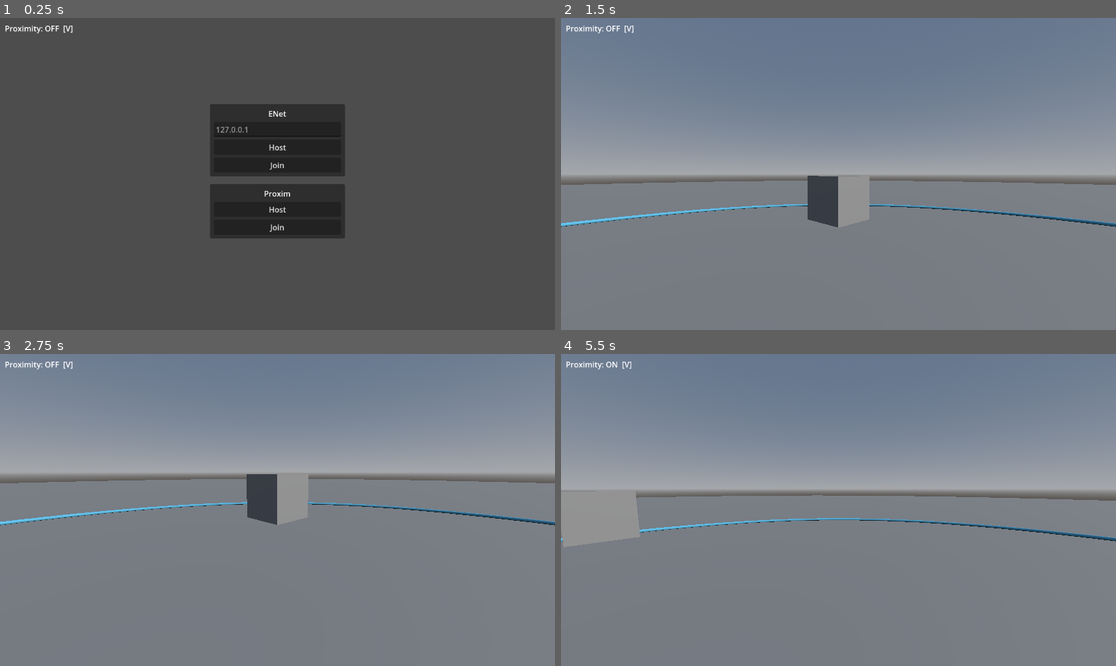
Above: before the commit, frames 1-4 (two rows, left to right).
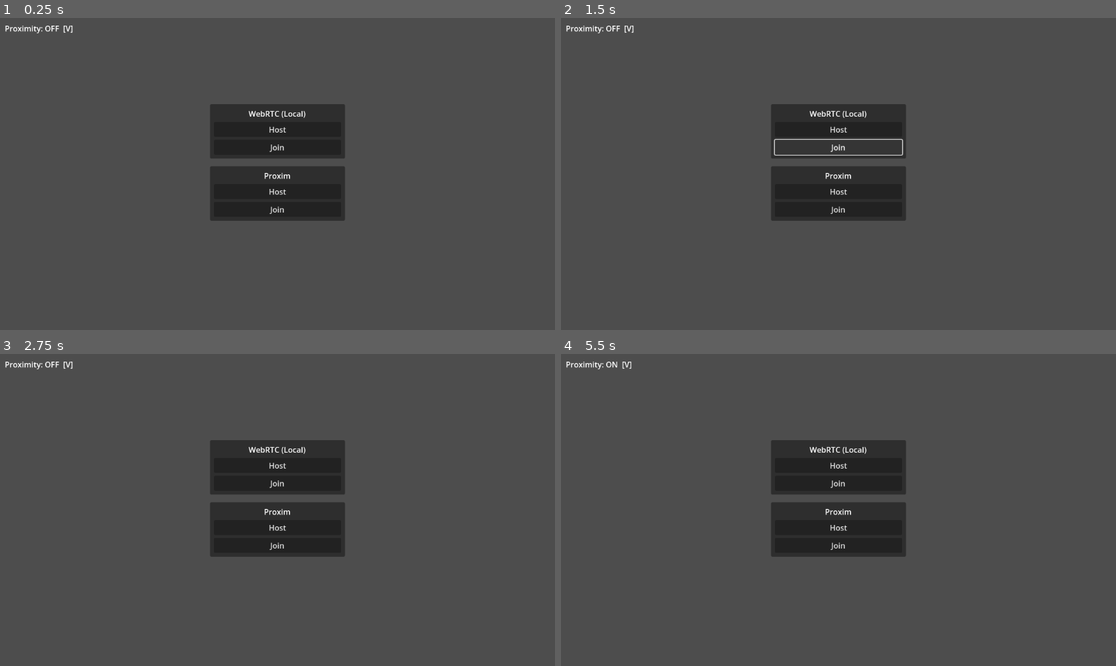
Above: after the commit, the same moments.

Repository: RyanRemer/proxim-godot
Game: Godot game, scene res://main.tscn
Two runs of this game, one before a commit and one after it. Both use one fixed random seed, a clock stepped at 60 frames per second and the inputs below.
Inputs (mouse positions are in pixels of both pictures, inside the frame that each line leads up to):
- Up to frame 1 (0.25 s): no input
- Up to frame 2 (1.5 s): click "Host" at 0.5 s; click (838, 145) at 1.25 s, where only the run after the commit has a clickable "Join"
- Up to frame 3 (2.75 s): click (277, 528) at 2 s, where only the run after the commit has a clickable "Host"
- Up to frame 4 (5.5 s): click (838, 544) at 2.75 s, where only the run after the commit has a clickable "Join"; tap Enter at 3.5 s; move the mouse to (866, 510) at 3.52 s; hold W (move_forward) 3.53-4.28 s; tap Tab (tab) at 3.6, 5.1 s; tap Space (jump) at 3.77, 4.25, 4.52 s; move the mouse to (727, 525) at 4.27 s; hold S (move_backward) 4.28-5.03 s; tap V (toggle_proximity) at 4.35 s; move the mouse to (894, 441) at 5.02 s; hold D (move_right) from 5.03 s (still down)

The runs differ from the first frame. In frame 1, 2.9% of the frame differs, in the area x 37-63%, y 29-71%; in frame 2, 99%; in frame 3, 99%; in frame 4, 100%, in the area x 0-100%, y 0-100%.

Commit message:
add webrtc native plugin

Diff:
--- /dev/null
+++ b/local_webrtc_peer.gd
@@ -0,0 +1,147 @@
+extends Node
+## Local WebRTC — uses a loopback TCP socket on SIGNAL_PORT for in-process
+## signaling. Validates that the WebRTC GDExtension is installed and working
+## without requiring the Proxim app or any external service.
+##
+## Host: starts TCPServer, waits for client "hello", creates WebRTC offer.
+## Client: connects via TCP, announces peer ID, receives offer, responds.
+
+const SIGNAL_PORT := 7778
+const _ICE_SERVERS := [{"urls": ["stun:stun.l.google.com:19302"]}]
+
+var _peer := WebRTCMultiplayerPeer.new()
+var _conn: WebRTCPeerConnection
+
+var _is_host := false
+var _my_id: int = 0
+var _tcp_server := TCPServer.new()
+var _tcp_stream: StreamPeerTCP
+var _buf := ""
+var _hello_sent := false
+
+
+func _log(msg: String) -> void:
+	var t := Time.get_time_dict_from_system()
+	var ms := Time.get_ticks_msec() % 1000
+	print("%02d:%02d:%02d.%03d [LocalWebRTC] %s" % [t.hour, t.minute, t.second, ms, msg])
+
+
+func create_host() -> Error:
+	_is_host = true
+	_my_id = 1
+	var err := _peer.create_server()
+	if err != OK:
+		_log("create_server failed — WebRTC extension missing? err=%d" % err)
+		return err
+	err = _tcp_server.listen(SIGNAL_PORT)
+	if err != OK:
+		_log("TCPServer.listen(%d) failed: err=%d" % [SIGNAL_PORT, err])
+		return err
+	_log("host ready, signaling on :%d" % SIGNAL_PORT)
+	return OK
+
+
+func create_client() -> Error:
+	_is_host = false
+	_my_id = randi_range(10000, 99999)
+	var err := _peer.create_client(_my_id)
+	if err != OK:
+		_log("create_client failed — WebRTC extension missing? err=%d" % err)
+		return err
+	var stream := StreamPeerTCP.new()
+	err = stream.connect_to_host("127.0.0.1", SIGNAL_PORT)
+	if err != OK:
+		_log("connect_to_host failed: err=%d" % err)
+		return err
+	_tcp_stream = stream
+	_log("client: connecting, my_id=%d" % _my_id)
+	return OK
+
+
+func get_multiplayer_peer() -> WebRTCMultiplayerPeer:
+	return _peer
+
+
+func _process(_delta: float) -> void:
+	_peer.poll()
+	if _is_host:
+		if _tcp_stream == null and _tcp_server.is_connection_available():
+			_tcp_stream = _tcp_server.take_connection()
+			_log("host: signaling client connected")
+		if _tcp_stream:
+			_poll_lines()
+	else:
+		if _tcp_stream:
+			_tcp_stream.poll()
+			if not _hello_sent and _tcp_stream.get_status() == StreamPeerTCP.STATUS_CONNECTED:
+				_hello_sent = true
+				_send_json({"type": "hello", "id": _my_id})
+				_log("client: sent hello id=%d" % _my_id)
+			_poll_lines()
+
+
+func _poll_lines() -> void:
+	while _tcp_stream and _tcp_stream.get_available_bytes() > 0:
+		_buf += _tcp_stream.get_utf8_string(_tcp_stream.get_available_bytes())
+	while "\n" in _buf:
+		var nl := _buf.find("\n")
+		var line := _buf.left(nl).strip_edges()
+		_buf = _buf.substr(nl + 1)
+		if line.is_empty():
+			continue
+		var msg: Variant = JSON.parse_string(line)
+		if msg is Dictionary:
+			_handle_msg(msg)
+
+
+func _handle_msg(msg: Dictionary) -> void:
+	match msg.get("type", ""):
+		"hello":
+			# Host: client announced its peer ID — create connection and offer
+			var client_id: int = msg.get("id", 0)
+			_log("host: hello from client id=%d — creating offer" % client_id)
+			_start_conn(client_id, true)
+		"signal":
+			var signal_type: String = msg.get("signal_type", "")
+			_log("signal: type=%s" % signal_type)
+			# Client: lazily create connection on first incoming offer
+			if not _conn and signal_type == "offer":
+				_start_conn(1, false)
+			if not _conn:
+				return
+			match signal_type:
+				"offer", "answer":
+					_conn.set_remote_description(signal_type, msg.get("sdp", ""))
+				"ice":
+					_conn.add_ice_candidate(
+						msg.get("media", ""), msg.get("index", 0), msg.get("name", ""))
+
+
+func _start_conn(peer_id: int, make_offer: bool) -> void:
+	_conn = WebRTCPeerConnection.new()
+	var err := _conn.initialize({"iceServers": _ICE_SERVERS})
+	if err != OK:
+		_log("initialize failed — WebRTC extension missing? err=%d" % err)
+		return
+	_conn.session_description_created.connect(_on_sdp)
+	_conn.ice_candidate_created.connect(_on_ice)
+	_peer.add_peer(_conn, peer_id)
+	if make_offer:
+		_conn.create_offer()
+
+
+func _on_sdp(type: String, sdp: String) -> void:
+	_log("sdp: type=%s" % type)
+	_conn.set_local_description(type, sdp)
+	_send_json({"type": "signal", "signal_type": type, "sdp": sdp})
+
+
+func _on_ice(media: String, index: int, name: String) -> void:
+	_log("ice: media=%s index=%d" % [media, index])
+	_send_json({"type": "signal", "signal_type": "ice", "media": media, "index": index, "name": name})
+
+
+func _send_json(data: Dictionary) -> void:
+	if _tcp_stream == null:
+		return
+	_tcp_stream.put_data((JSON.stringify(data) + "\n").to_utf8_buffer())
--- a/main.gd
+++ b/main.gd
@@ -12,19 +12,36 @@
 const PROXIMITY_UPDATE_INTERVAL := 1.0
 
 func _ready() -> void:
-	$UI/Modal/Margin/VBox/ENetPanel/ENetMargin/ENetVBox/ENetHostButton.pressed.connect(_on_enet_host_pressed)
-	$UI/Modal/Margin/VBox/ENetPanel/ENetMargin/ENetVBox/ENetJoinButton.pressed.connect(_on_enet_join_pressed)
+	$UI/Modal/Margin/VBox/WebRTCPanel/WebRTCMargin/WebRTCVBox/WebRTCHostButton.pressed.connect(_on_local_webrtc_host_pressed)
+	$UI/Modal/Margin/VBox/WebRTCPanel/WebRTCMargin/WebRTCVBox/WebRTCJoinButton.pressed.connect(_on_local_webrtc_join_pressed)
 	$UI/Modal/Margin/VBox/ProximPanel/ProximMargin/ProximVBox/ProximHostButton.pressed.connect(_on_proxim_host_pressed)
 	$UI/Modal/Margin/VBox/ProximPanel/ProximMargin/ProximVBox/ProximJoinButton.pressed.connect(_on_proxim_join_pressed)
 	_update_proximity_label()
 
-func _on_enet_host_pressed() -> void:
-	_setup_enet(true)
+func _on_local_webrtc_host_pressed() -> void:
+	var err = $LocalWebRTCPeer.create_host()
+	if err != OK:
+		print("[main] local webrtc host failed: %d" % err)
+		return
+	multiplayer.multiplayer_peer = $LocalWebRTCPeer.get_multiplayer_peer()
+	multiplayer.peer_connected.connect(_on_peer_connected)
+	multiplayer.peer_disconnected.connect(_on_peer_disconnected)
+	_spawn_player(multiplayer.get_unique_id())
 	_modal.hide()
 
-func _on_enet_join_pressed() -> void:
-	_setup_enet(false)
+func _on_local_webrtc_join_pressed() -> void:
+	var err = $LocalWebRTCPeer.create_client()
+	if err != OK:
+		print("[main] local webrtc join failed: %d" % err)
+		return
+	multiplayer.multiplayer_peer = $LocalWebRTCPeer.get_multiplayer_peer()
+	multiplayer.peer_connected.connect(_on_peer_connected)
+	multiplayer.peer_disconnected.connect(_on_peer_disconnected)
+	multiplayer.connected_to_server.connect(_on_local_webrtc_connected_to_server)
 	_modal.hide()
+
+func _on_local_webrtc_connected_to_server() -> void:
+	_spawn_player(multiplayer.get_unique_id())
 
 func _on_proxim_host_pressed() -> void:
 	_modal.hide()
@@ -51,28 +68,6 @@
 	multiplayer.connected_to_server.connect(_on_proxim_connected_to_server)
 
 func _on_proxim_connected_to_server() -> void:
-	_spawn_player(multiplayer.get_unique_id())
-
-func _setup_enet(is_host: bool) -> void:
-	var enet := ENetMultiplayerPeer.new()
-	if is_host:
-		enet.create_server(7777)
-		multiplayer.multiplayer_peer = enet
-		multiplayer.peer_connected.connect(_on_peer_connected)
-		multiplayer.peer_disconnected.connect(_on_peer_disconnected)
-		_spawn_player(multiplayer.get_unique_id())
-	else:
-		var ip_edit : LineEdit = $UI/Modal/Margin/VBox/ENetPanel/ENetMargin/ENetVBox/ENetIPEdit
-		var ip = ip_edit.text
-		if ip.is_empty():
-			ip = "127.0.0.1"
-		enet.create_client(ip, 7777)
-		multiplayer.multiplayer_peer = enet
-		multiplayer.peer_connected.connect(_on_peer_connected)
-		multiplayer.peer_disconnected.connect(_on_peer_disconnected)
-		multiplayer.connected_to_server.connect(_on_enet_connected_to_server)
-
-func _on_enet_connected_to_server() -> void:
 	_spawn_player(multiplayer.get_unique_id())
 
 func _unhandled_input(event: InputEvent) -> void:
--- a/main.tscn
+++ b/main.tscn
@@ -1,7 +1,8 @@
-[gd_scene load_steps=10 format=3 uid="uid://dtjdi4snwyaht"]
+[gd_scene load_steps=11 format=3 uid="uid://dtjdi4snwyaht"]
 
 [ext_resource type="Script" uid="uid://dxnrmynis88hg" path="res://main.gd" id="1_main"]
 [ext_resource type="Script" uid="uid://cgk1rdyrhnuxt" path="res://proxim_peer.gd" id="2_proxim"]
+[ext_resource type="Script" uid="uid://cgi5gjvyggfq2" path="res://local_webrtc_peer.gd" id="3_localwebrtc"]
 
 [sub_resource type="ProceduralSkyMaterial" id="ProceduralSkyMaterial_ig7tw"]
 
@@ -52,6 +53,9 @@
 [node name="MeshInstance3D" type="MeshInstance3D" parent="Box"]
 mesh = SubResource("BoxMesh_0xm2m")
 
+[node name="LocalWebRTCPeer" type="Node" parent="."]
+script = ExtResource("3_localwebrtc")
+
 [node name="ProximPeer" type="Node" parent="."]
 script = ExtResource("2_proxim")
 
@@ -90,34 +94,30 @@
 layout_mode = 2
 theme_override_constants/separation = 16
 
-[node name="ENetPanel" type="PanelContainer" parent="UI/Modal/Margin/VBox"]
+[node name="WebRTCPanel" type="PanelContainer" parent="UI/Modal/Margin/VBox"]
 layout_mode = 2
 
-[node name="ENetMargin" type="MarginContainer" parent="UI/Modal/Margin/VBox/ENetPanel"]
+[node name="WebRTCMargin" type="MarginContainer" parent="UI/Modal/Margin/VBox/WebRTCPanel"]
 layout_mode = 2
 theme_override_constants/margin_left = 8
 theme_override_constants/margin_top = 8
 theme_override_constants/margin_right = 8
 theme_override_constants/margin_bottom = 8
 
-[node name="ENetVBox" type="VBoxContainer" parent="UI/Modal/Margin/VBox/ENetPanel/ENetMargin"]
+[node name="WebRTCVBox" type="VBoxContainer" parent="UI/Modal/Margin/VBox/WebRTCPanel/WebRTCMargin"]
 layout_mode = 2
 theme_override_constants/separation = 6
 
-[node name="ENetTitle" type="Label" parent="UI/Modal/Margin/VBox/ENetPanel/ENetMargin/ENetVBox"]
+[node name="WebRTCTitle" type="Label" parent="UI/Modal/Margin/VBox/WebRTCPanel/WebRTCMargin/WebRTCVBox"]
 layout_mode = 2
-text = "ENet"
+text = "WebRTC (Local)"
 horizontal_alignment = 1
 
-[node name="ENetIPEdit" type="LineEdit" parent="UI/Modal/Margin/VBox/ENetPanel/ENetMargin/ENetVBox"]
-layout_mode = 2
-placeholder_text = "127.0.0.1"
-
-[node name="ENetHostButton" type="Button" parent="UI/Modal/Margin/VBox/ENetPanel/ENetMargin/ENetVBox"]
+[node name="WebRTCHostButton" type="Button" parent="UI/Modal/Margin/VBox/WebRTCPanel/WebRTCMargin/WebRTCVBox"]
 layout_mode = 2
 text = "Host"
 
-[node name="ENetJoinButton" type="Button" parent="UI/Modal/Margin/VBox/ENetPanel/ENetMargin/ENetVBox"]
+[node name="WebRTCJoinButton" type="Button" parent="UI/Modal/Margin/VBox/WebRTCPanel/WebRTCMargin/WebRTCVBox"]
 layout_mode = 2
 text = "Join"
 
--- a/proxim_peer.gd
+++ b/proxim_peer.gd
@@ -9,6 +9,7 @@
 var _peer_connections: Dictionary = {}  # game_id (int) -> WebRTCPeerConnection
 var _proximity_buf := PackedByteArray()
 var _pending_call_peers: Variant = null  # null = waiting, Array = received
+var _pending_signals: Array = []         # signals buffered before _my_game_id is set
 
 
 func _log(msg: String) -> void:
@@ -95,6 +96,11 @@
 		return err
 
 	_my_game_id = my_id
+	# Replay any signals that arrived before we were fully initialized.
+	var buffered := _pending_signals.duplicate()
+	_pending_signals.clear()
+	for msg in buffered:
+		_handle_signal(msg)
 	update_peer({"game_id": my_id})
 	_log("create_client: OK — game_id=%d" % my_id)
 	return OK
@@ -130,11 +136,18 @@
 	var offering := _my_game_id != 0 and _my_game_id < peer_game_id
 	_log("start_peer: %d → %d (%s)" % [_my_game_id, peer_game_id, "offering" if offering else "waiting for offer"])
 	var conn := WebRTCPeerConnection.new()
-	conn.initialize({"iceServers": _ICE_SERVERS})
+	var init_err := conn.initialize({"iceServers": _ICE_SERVERS})
+	if init_err != OK:
+		_log("start_peer: initialize failed — err=%d (WebRTC extension missing?)" % init_err)
+		return
 	conn.session_description_created.connect(_on_session_description.bind(peer_game_id))
 	conn.ice_candidate_created.connect(_on_ice_candidate.bind(peer_game_id))
 	_peer_connections[peer_game_id] = conn
-	_multiplayer_peer.add_peer(conn, peer_game_id)
+	var add_err := _multiplayer_peer.add_peer(conn, peer_game_id)
+	if add_err != OK:
+		_log("start_peer: add_peer failed — err=%d" % add_err)
+		_peer_connections.erase(peer_game_id)
+		return
 	if offering:
 		conn.create_offer()
 
@@ -214,6 +227,9 @@
 
 
 func _handle_signal(msg: Dictionary) -> void:
+	if _my_game_id == 0:
+		_pending_signals.append(msg)
+		return
 	var from: int = msg.get("from", 0)
 	var signal_type: String = msg.get("signal_type", "")
 	if from == 0:
Not shown, added: local_webrtc_peer.gd.uid
Not shown, added: webrtc/webrtc.gdextension.uid
Not shown, added: main.tscn632702377.tmp
Not shown, added: main.tscn646360804.tmp
Not shown, added: webrtc/LICENSE.libdatachannel
Not shown, added: webrtc/LICENSE.libjuice
Not shown, added: webrtc/LICENSE.libsrtp
Not shown, added: webrtc/LICENSE.mbedtls
Not shown, added: webrtc/LICENSE.plog
Not shown, added: webrtc/LICENSE.usrsctp
Not shown, added: webrtc/LICENSE.webrtc-native
Not shown, added: webrtc/lib/libwebrtc_native.android.template_debug.arm64.so
(and 28 more such lines)
